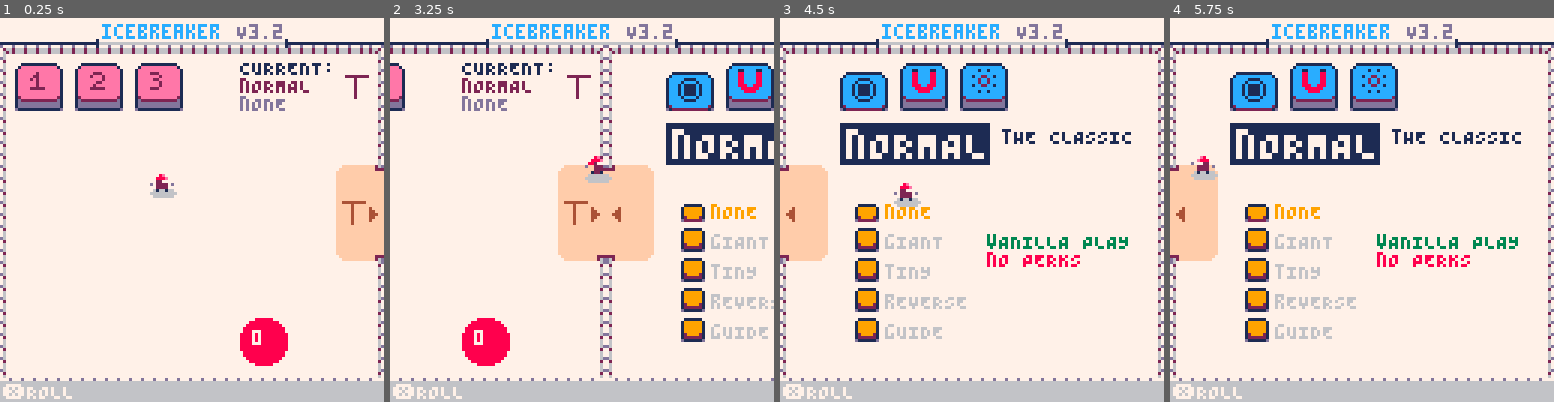
Above: before the commit, frames 1-4 (left to right).
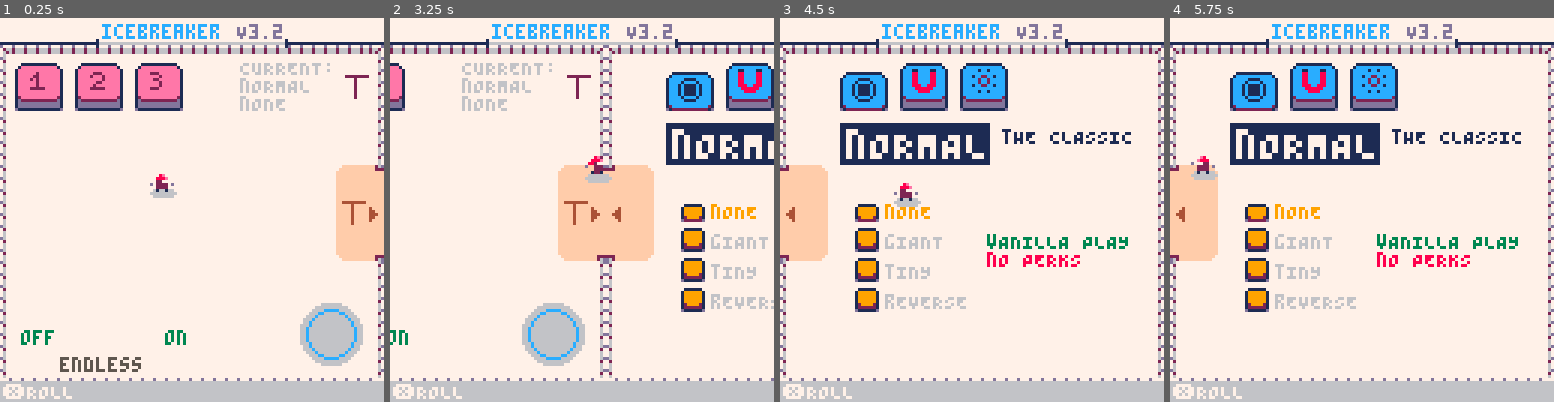
Above: after the commit, the same moments.

Repository: wsasaki01/icebreaker
Game: PICO-8 cartridge p3/icebreaker-p3.p8
Same seed, same stepped clock (60 frames per second), same inputs: the game is played once before the commit and once after it.
Inputs (mouse positions are in pixels of both pictures, inside the frame that each line leads up to):
- Up to frame 1 (0.25 s): no input
- Up to frame 2 (3.25 s): tap X (X key) at 0.33, 1.07, 1.85, 2.97 s; click (670, 121) at 0.67 s; tap O (Z key) at 0.7, 1.7, 2.1, 2.5, 2.9 s; click (436, 267) at 1.22 s; hold Right 1.6-2.1 s; click (497, 114) at 1.77 s; hold Up 2.15-2.42 s; click (562, 259) at 2.32 s; hold Right 2.47-3.03 s; click (624, 106) at 2.87 s; hold Left from 3.08 s (still down)
- Up to frame 3 (4.5 s): tap O (Z key) at 3.3, 3.7, 4.1 s; click (1075, 256) at 3.42 s; release Left at 3.58 s; hold Down 3.63-3.97 s; click (841, 102) at 3.97 s; hold Right from 4.02 s (still down); tap X (X key) at 4.08 s
- Up to frame 4 (5.75 s): tap O (Z key) every 0.4 s from 4.5 to 5.7 s; click (1292, 248) at 4.52 s; release Right at 4.68 s; hold Up 4.73-5.03 s; click (1354, 94) at 5.07 s; hold Left 5.08-5.68 s; tap X (X key) at 5.2 s; click (1419, 244) at 5.62 s; hold Down from 5.73 s (still down)

The runs differ from the first frame. In frame 1, 4.9% of the frame differs, in the area x 5-95%, y 11-93%; in frame 2, 4.9%, in the area x 0-99%, y 11-91%; in frame 3, 0.6%; in frame 4, 0.6%.

Commit message:
Endless toggle

Diff:
--- a/p3/draw.lua
+++ b/p3/draw.lua
@@ -11,11 +11,9 @@
         print("◀",130,63,4)
         pal()
 
-        print("\f1CURRENT:\n\f2"..h_types[menu_op.h_type].name.."\n\fd"..mods[menu_op.mod].name, 80, 14)
+        print("CURRENT:\n"..h_types[menu_op.h_type].name.."\n"..mods[menu_op.mod].name, 80, 14, 6)
         h.x,h.y=115,19
         h:draw()
-
-        starter:draw()
 
         for k,button_type_list in pairs(buttons) do
             for button in all(button_type_list) do
@@ -23,6 +21,16 @@
             end
         end
 
+        print("off         on",7,104,3)
+        if endless then
+            sspr(96,64,16,16,20,96,16,16,true)
+            sspr(80,64,16,16,36,96,16,16,true)
+        else
+            sspr(80,64,32,16,20,96)
+        end
+        print("endless",20,113,5)
+
+        starter:draw()
         p:draw()
 
         camera(0,0)
--- a/p3/init.lua
+++ b/p3/init.lua
@@ -45,11 +45,9 @@
         perk="3.5X SCORE", disad="fAST COMBO\nDECAY"},
         {name="rEVERSE", desc="iT'S GOT YOUR\nBACK!",
         perk="sECURITY", disad="hARDER TO\nRETRIEVE"},
-        {name="gUIDE", desc="a HELPING HAND",
-        perk="fORESIGHT", disad=""}
-    }
-
-    menu_c={pack=1,lvl=1}
+    }
+
+    menu_c={pack=false,lvl=false}
     select=false
 
     level_tiles={
@@ -69,6 +67,8 @@
         }}
     }
 
+    endless=true
+
     buttons={{}, {}, {}, {}}
     alpha="abcdefghijklmnopqrstuvwxyz"
 
@@ -99,26 +99,38 @@
     buttons[4][menu_op.mod].pressed=true
 
     starter=setmetatable({
-        x=80,y=100,
-        cnt=0,fr=90,
+        x=105,y=100,
+        r=10, r_max=125,
+        active=false,
         check=function(_ENV)
-            if collide(
-                p.x,p.y,p.xw,p.yw,
-                x,y,16,16
-            ) then
-                cnt+=1
-            else
-                cnt=0
-            end
-
-            if cnt==fr then
-                start_game()
+            active=menu_c.pack!=false and menu_c.lvl!=false
+            if active then
+                if collide(
+                    p.x,p.y,p.xw,p.yw,
+                    x,y,15,15
+                ) then
+                    r*=1.07
+                else
+                    r/=2
+                    if r<10 then
+                        r=10
+                    end
+                end
+
+                if r>r_max then
+                    r=10
+                    start_game()
+                end
             end
         end,
 
         draw=function(_ENV)
-            sspr(88,40,16,16,x,y)
-            print(cnt,x+4,y+4,7)
+            if (active) print("go! ▶", 75+sin(fr/50)*5, 103, 13)
+            clip(2,12,124,109)
+            circfill(x+5,y+5,r,12)
+            circfill(x+5,y+5,10,active and 1 or 6)
+            circ(x+5,y+5,8,active and 13 or 12)
+            clip()
         end
     }, {__index=_ENV})
 
--- a/p3/player.lua
+++ b/p3/player.lua
@@ -162,13 +162,6 @@
         end,
 
         draw = function(_ENV)
-            if guide and moving and not h.equipped and not rolling then
-                local x=p.x+p.xw/2+3.019*10*cos(d)
-                local y=p.y+p.yw/2+3.019*10*sin(d)
-                line(p.x+p.xw/2, p.y+p.yw/2, x, y, 13)
-                circfill(x, y, 2, 13)
-            end
-
             ovalfill(x, y+yw-1, x+xw, y+yw+1, 6)
             if flash then
                 if not i_fr then
--- a/p3/setup.lua
+++ b/p3/setup.lua
@@ -180,8 +180,8 @@
                 display_styles_cnt={-1, -1, -1, -1, -1}
 
                 display_wave+=1
-                if wave!=max_wave then
-                    wave+=1
+                if wave!=max_wave or endless then
+                    if (wave!=max_wave) wave+=1
                     e_cnt=level[wave][1]
                     mobs=create_mob_tbl(level[wave][2])
                     mob_total=sum(level[wave][2])
--- a/p3/ui.lua
+++ b/p3/ui.lua
@@ -94,12 +94,13 @@
 
                 if type==1 then
                     menu_c.pack=cnt
+                    menu_c.lvl=false
                     buttons[2]={}
                     local y_pos=40
                     local tile_cnt=1
                     for tile in all(level_tiles[cnt][2]) do
                         create_button(5, y_pos, 2, tile_cnt, cnt)
-                        y_pos+=20
+                        y_pos+=18
                         tile_cnt+=1
                     end
                 end
@@ -128,12 +129,15 @@
                     pal(6, 2)
                     spr(64+cnt, x+5, y+(pressed and 6 or 3))
                     pal()
+                    if pressed then
+                        print(level_tiles[cnt][1], 5, 32, 14)
+                    end
                 elseif type==2 then
                     print(alpha[cnt], x+6, y+(pressed and 7 or 4), 4)
                     if pressed then
                         local info=level_tiles[parent_cnt][2][cnt]
                         print(parent_cnt..alpha[cnt].." \^i"..info[1].."\n", 28, 45, 12)
-                        print(info[2].."\n", 14)
+                        print(info[2].."\n", 9)
                         print("wAVES: "..#get_lvl(parent_cnt,cnt))
                     end
                 elseif type==3 then
--- a/p3/update.lua
+++ b/p3/update.lua
@@ -23,6 +23,7 @@
             return_cnt = 0
             play=false
             retry=false
+            finished=false
 
             reset_tbls()
             p = create_player(menu_op.h_type, menu_op.mod)
@@ -45,6 +46,21 @@
                     for button in all(button_type_list) do
                         button:check()
                     end
+                end
+
+                local collide_left=collide(
+                    p.x,p.y,p.xw,p.yw,
+                    20,100,16,10
+                )
+                local collide_right=collide(
+                    p.x,p.y,p.xw,p.yw,
+                    36,100,15,10
+                )
+
+                if collide_left and not collide_right and endless then
+                    endless=false
+                elseif collide_right and not collide_left and not endless then
+                    endless=true
                 end
             end
 
